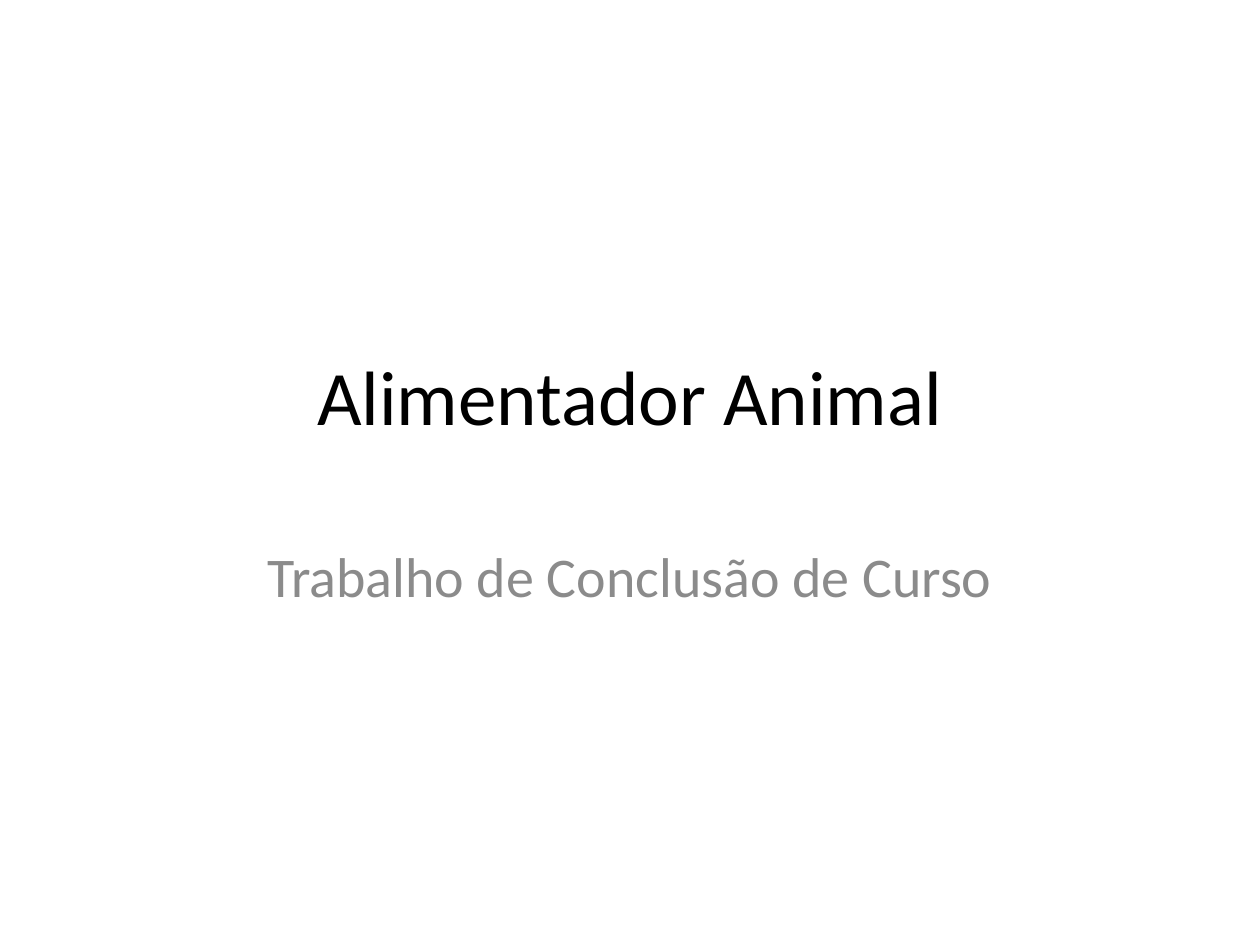
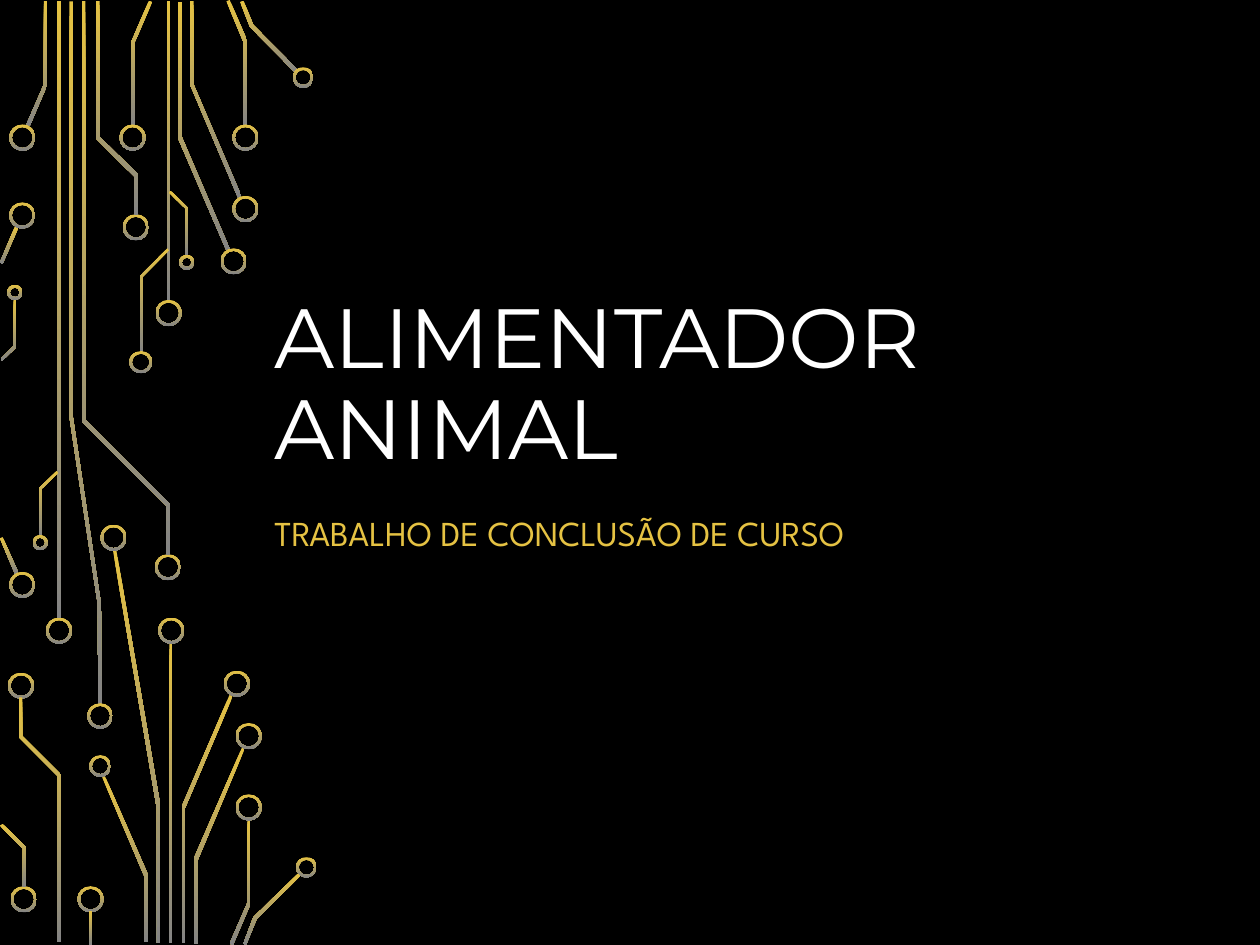
Before and after one commit to AntonioZanini/TCC-ETEC-ELO20-02, a slide deck: slide 1 of TCC.pptx. Drawn at 1260x945 pixels with LibreOffice and Linux fonts; fonts in the diff are those of the drawing; background and template pictures are left out. Boxes give left, top, right and bottom in pixels: in the first picture for what was removed or moved away, otherwise in the second. Text is boxed around its words. In the diff, an @@ line names an element or a change of style, - is before the commit and + after.

```diff
--- a/TCC.pptx
+++ b/TCC.pptx
@@ background #FFFFFF to picture (left out) @@
@@ title "ALIMENTADOR ANIMAL" at box(274, 308, 920, 459): vertical alignment middle to bottom @@
@@ title at box(274, 308, 920, 459): text changed; size 44 to 48 pt; font Calibri to Montserrat; text colour #000000 to #FFFFFF @@
-Alimentador Animal
+ALIMENTADOR ANIMAL
@@ subtitle at box(274, 517, 844, 547): text changed; size 32 to 20 pt; font Calibri to League Spartan; text colour #8C8C8C to #E5C243 @@
-Trabalho de Conclusão de Curso
+TRABALHO DE CONCLUSÃO DE CURSO
@@ group added at box(0, 0, 318, 945): 50 freeform shapes, 4 rectangles @@
```
Also in this commit, not shown: 21 other slides changed, 1 slide added, 1 slide removed.
